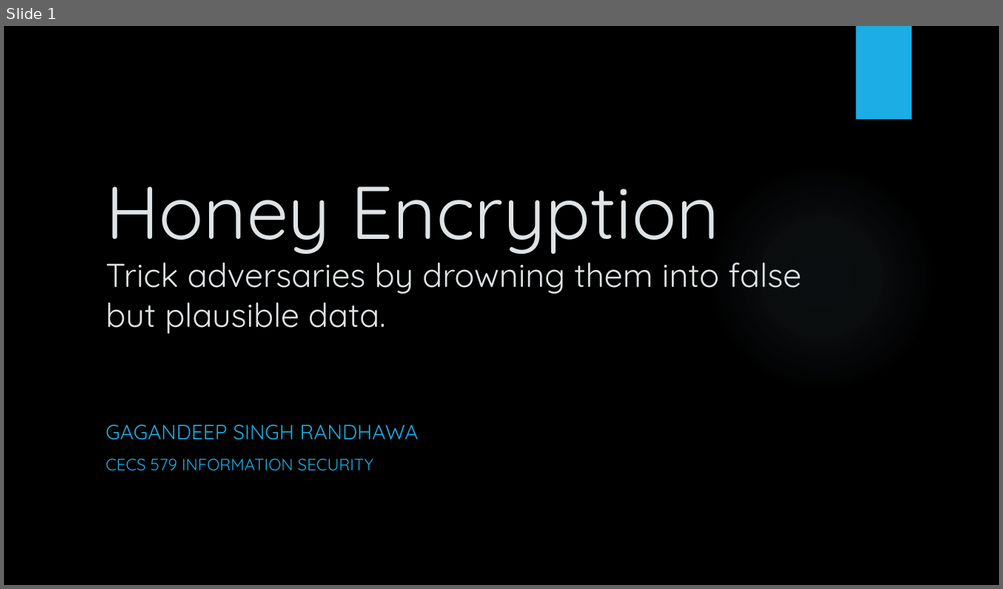
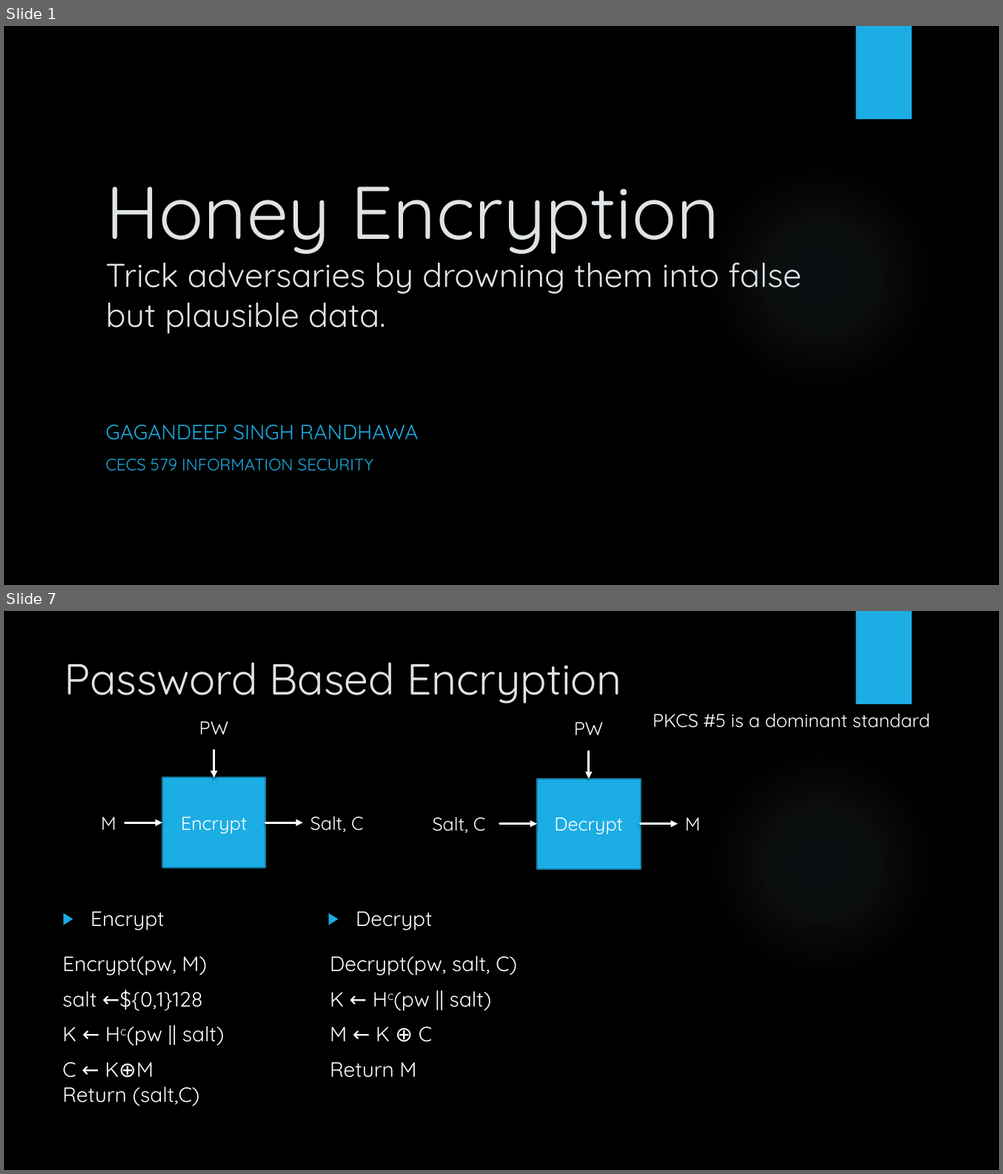
Before and after one commit to gagandeep7717/SecureCall, a slide deck: Presentations/Gagandeepsingh_Randhawa_Survey_Presentation.pptx. Shown one above the other, each under a label of ours: slide 1 before the commit, slides 1 and 7 after it; the slides between them are not shown. The pictures are 1003x589 and 1003x1174 pixels, drawn with LibreOffice and Linux fonts; fonts in the diff are those of the drawing; background and template pictures are left out. Boxes give left, top, right and bottom in pixels: in the first picture for what was removed or moved away, otherwise in the second. Text is boxed around its words. In the diff, an @@ line names an element or a change of style, - is before the commit and + after.

```diff
--- a/Presentations/Gagandeepsingh_Randhawa_Survey_Presentation.pptx
+++ b/Presentations/Gagandeepsingh_Randhawa_Survey_Presentation.pptx
@@ slide 7 added at (x1=4, y1=611, x2=999, y2=1170), background picture (left out); not listed: 2 template elements that a slide beside it also shows @@
@@ title added at (x1=64, y1=662, x2=622, y2=703), 42 pt, text #DFE3E5 @@
+Password Based Encryption
@@ text added at (x1=199, y1=721, x2=229, y2=735), 18 pt, text #FFFFFF @@
+PW
@@ text added at (x1=652, y1=713, x2=930, y2=728), 18 pt, text #FFFFFF @@
+PKCS #5 is a dominant standard
@@ text added at (x1=574, y1=722, x2=603, y2=735), 18 pt, text #FFFFFF @@
+PW
@@ arrow added from (213, 751) to (213, 778), #FFFFFF 2.25 pt @@
@@ arrow added from (589, 752) to (589, 779), #FFFFFF 2.25 pt @@
@@ rectangle added at (x1=162, y1=778, x2=265, y2=869), fill #1CADE4, outline #1580A9 1.5 pt, 18 pt, text #FFFFFF @@
+Encrypt
@@ rectangle added at (x1=537, y1=779, x2=640, y2=869), fill #1CADE4, outline #1580A9 1.5 pt, 18 pt, text #FFFFFF @@
+Decrypt
@@ text added at (x1=101, y1=817, x2=116, y2=830), 18 pt, text #FFFFFF @@
+M
@@ arrow added from (125, 823) to (162, 823), #FFFFFF 2.25 pt @@
@@ arrow added from (266, 823) to (303, 823), #FFFFFF 2.25 pt @@
@@ text added at (x1=310, y1=816, x2=363, y2=832), 18 pt, text #FFFFFF @@
+Salt, C
@@ text added at (x1=432, y1=817, x2=485, y2=833), 18 pt, text #FFFFFF @@
+Salt, C
@@ arrow added from (499, 823) to (537, 823), #FFFFFF 2.25 pt @@
@@ arrow added from (640, 823) to (677, 823), #FFFFFF 2.25 pt @@
@@ text added at (x1=685, y1=817, x2=700, y2=831), 18 pt, text #FFFFFF @@
+M
@@ text added at (x1=91, y1=911, x2=165, y2=931), 20 pt, text #FFFFFF @@
+▶ Encrypt
@@ text added at (x1=356, y1=911, x2=432, y2=931), 20 pt, text #FFFFFF @@
+▶ Decrypt
@@ text added at (x1=62, y1=957, x2=225, y2=1107), 20 pt, text #FFFFFF @@
+Encrypt(pw, M)
+salt ←${0,1}128
+K ← Hc(pw || salt)
+C ← K⊕M Return (salt,C)
@@ text added at (x1=330, y1=956, x2=517, y2=1078), 20 pt, text #FFFFFF @@
+Decrypt(pw, salt, C)
+K ← Hc(pw || salt)
+M ← K ⊕ C
+Return M
```
Also in this commit, not shown: 23 other slides added.
